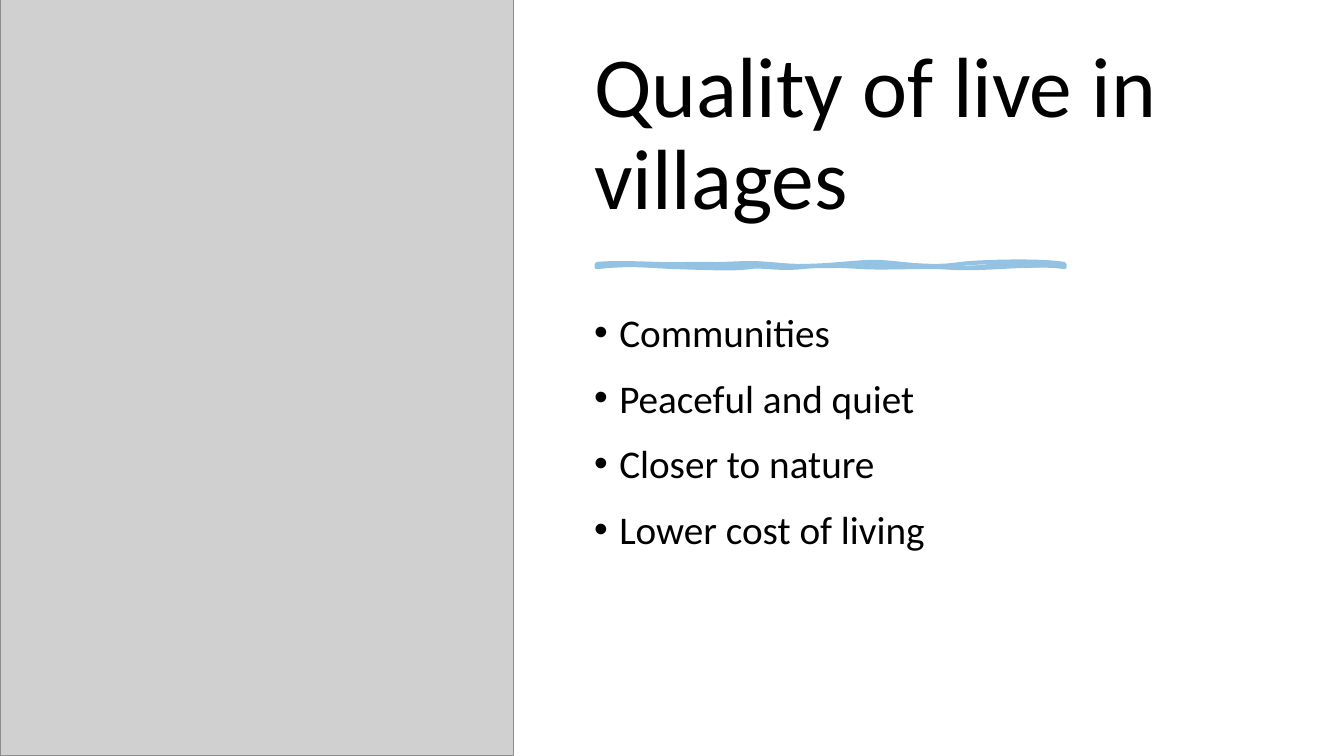
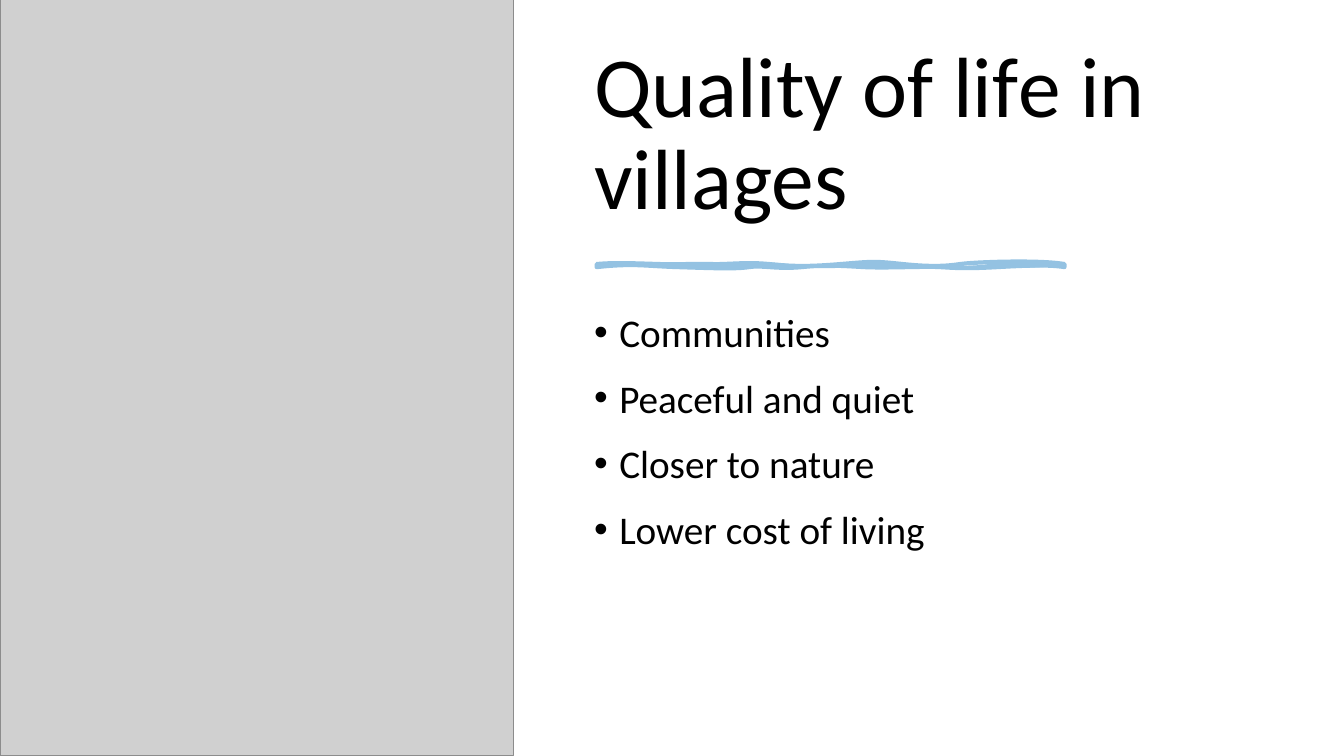
Before and after one commit to Palacsinta002/12.C_Erettsegi, a slide deck: slide 4 of Angol/Places to live_CsZ_GG.pptx. Drawn at 1344x756 pixels with LibreOffice and Linux fonts; fonts in the diff are those of the drawing; grey boxes stand for pictures. Boxes give left, top, right and bottom in pixels: in the first picture for what was removed or moved away, otherwise in the second. Text is boxed around its words. In the diff, an @@ line names an element or a change of style, - is before the commit and + after.

```diff
--- a/Angol/Places to live_CsZ_GG.pptx
+++ b/Angol/Places to live_CsZ_GG.pptx
@@ title at [594, 57, 1144, 224]: text changed @@
-Quality of live in villages
+Quality of life in villages
```
Also in this commit, not shown: 2 other slides changed, 1 other file.
